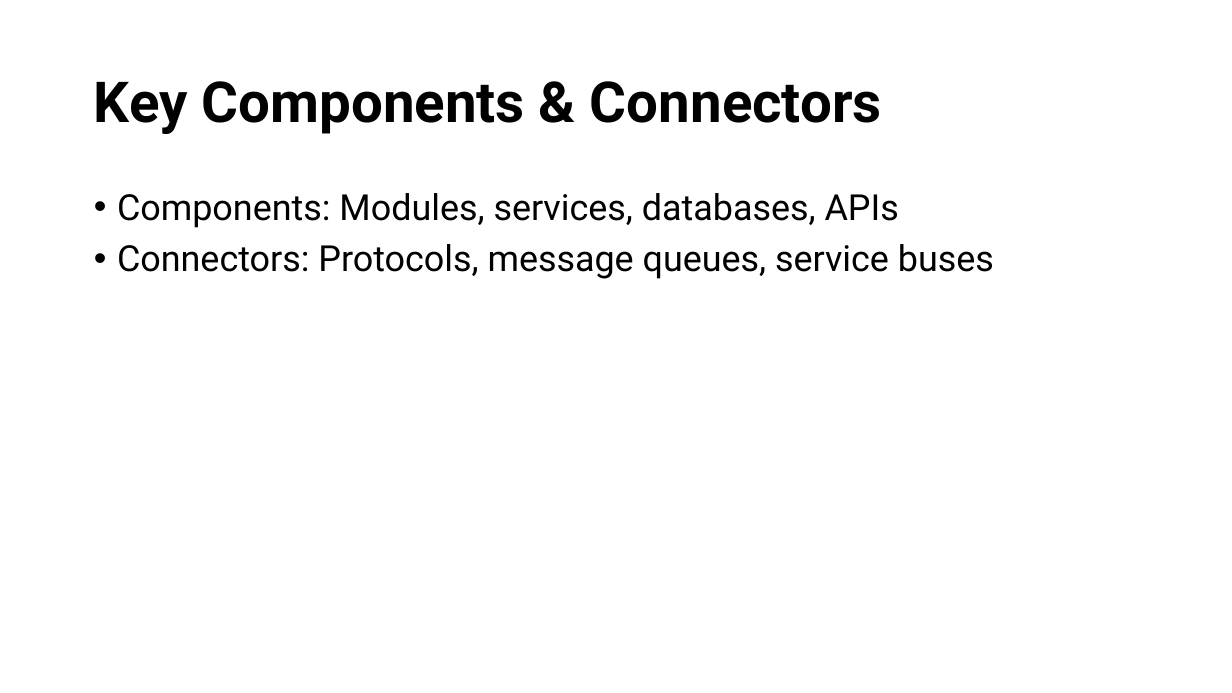
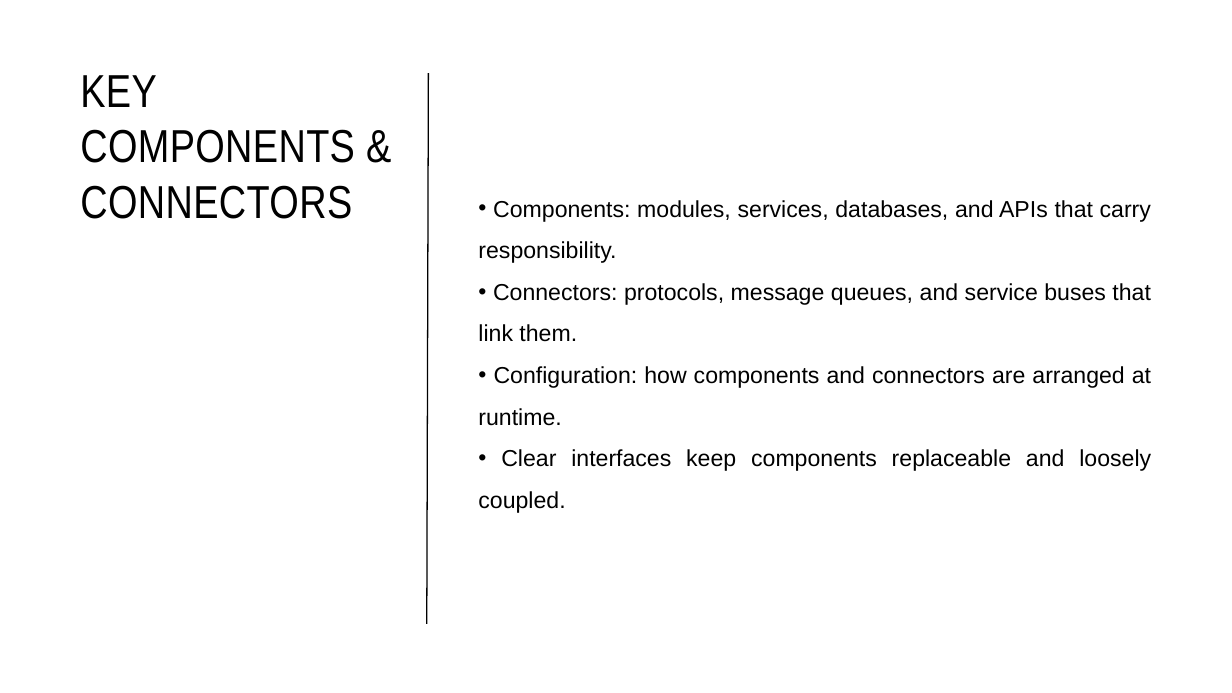
Before and after one commit to JonathanSolisP/design-course, a slide deck: slide 10 of Semana 6/Software Architecture.pptx (slide 9 before the commit). Drawn at 1232x693 pixels with LibreOffice and Linux fonts; fonts in the diff are those of the drawing. Boxes give left, top, right and bottom in pixels: in the first picture for what was removed or moved away, otherwise in the second. Text is boxed around its words. In the diff, an @@ line names an element or a change of style, - is before the commit and + after.

```diff
--- a/Semana 6/Software Architecture.pptx
+++ b/Semana 6/Software Architecture.pptx
@@ title "KEY COMPONENTS & CONNECTORS" at (80,75,355,219): vertical alignment middle to top @@
@@ title at (80,75,355,219): text changed; size 44 to 36 pt; font Roboto to Arial Narrow; bold off @@
-Key Components & Connectors
+KEY COMPONENTS & CONNECTORS
@@ line added from (427, 624) to (429, 73), #000000 1 pt @@
@@ text "Components: modules, services, databases, and ..." at (478,200,1151,513): vertical alignment top to middle @@
@@ text at (478,200,1151,513): text changed; size 28 to 18 pt; font Roboto to Arial @@
-• Components: Modules, services, databases, APIs
-• Connectors: Protocols, message queues, service buses
+• Components: modules, services, databases, and APIs that carry responsibility.
+• Connectors: protocols, message queues, and service buses that link them.
+• Configuration: how components and connectors are arranged at runtime.
+• Clear interfaces keep components replaceable and loosely coupled.
```
Also in this commit, not shown: 12 other slides changed, 7 slides added, 38 other files.
